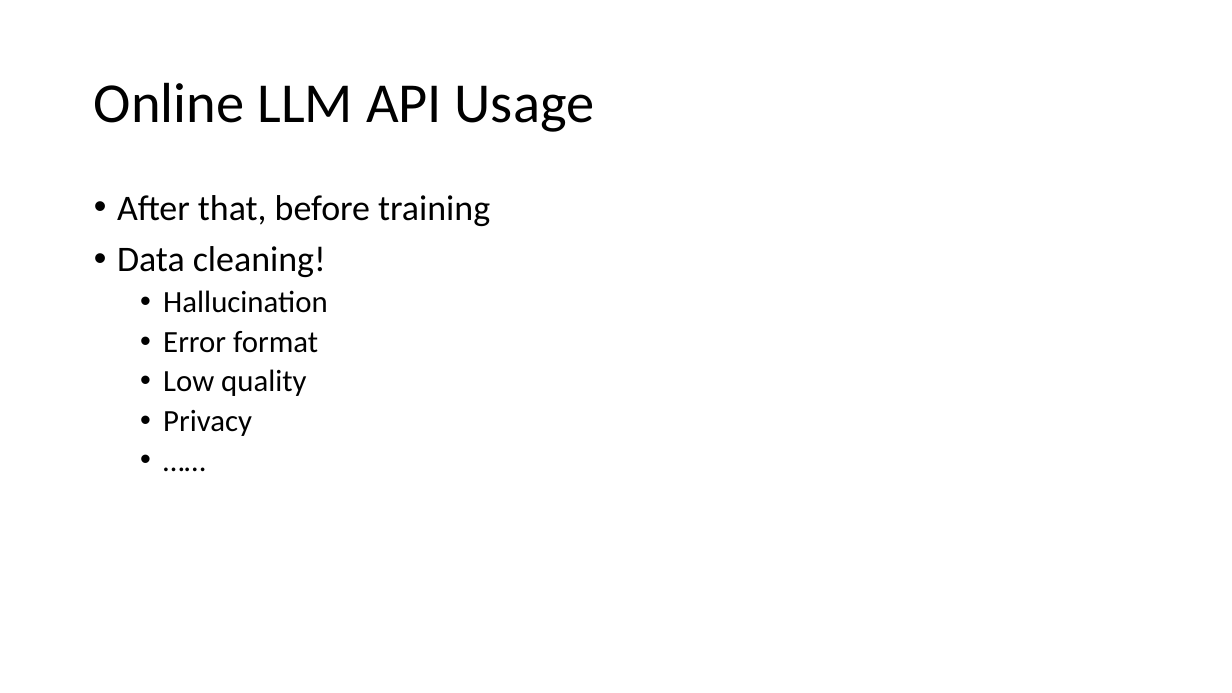
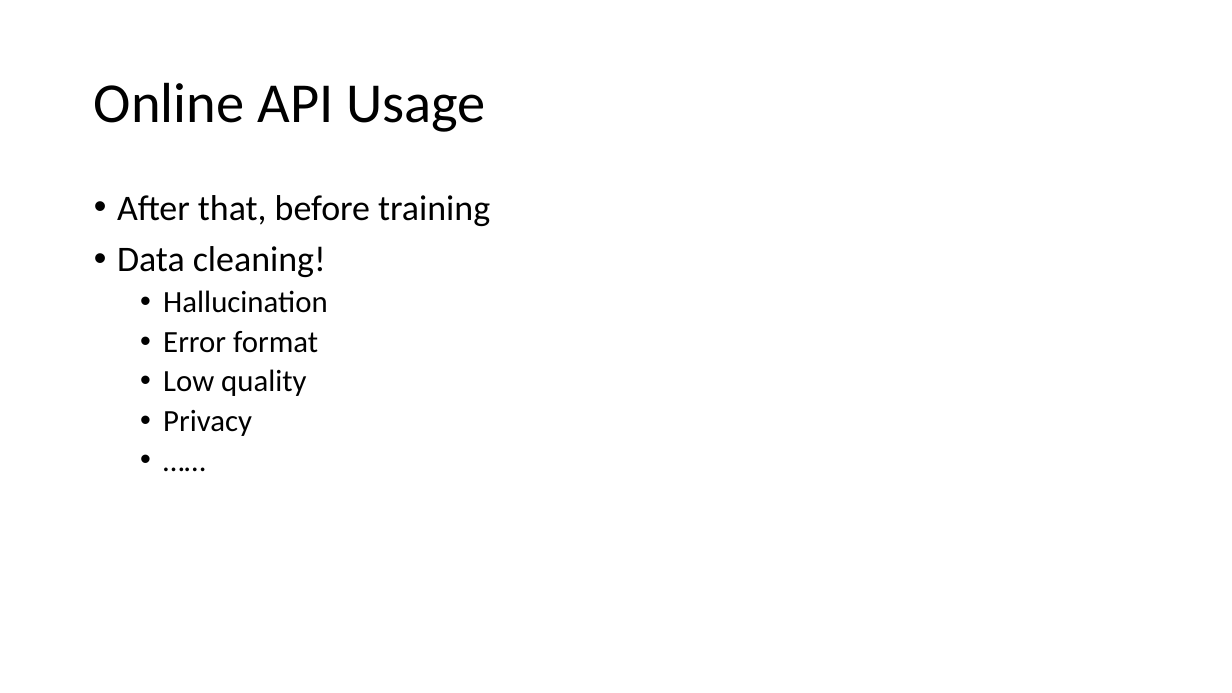
Before and after one commit to Chord-Chen-30/ShanghaiTech-NLP-Lecture-S26, a slide deck: slide 10 of llm_engineering.pptx (slide 8 before the commit). Drawn at 1232x693 pixels with LibreOffice and Linux fonts; fonts in the diff are those of the drawing. Boxes give left, top, right and bottom in pixels: in the first picture for what was removed or moved away, otherwise in the second. Text is boxed around its words. In the diff, an @@ line names an element or a change of style, - is before the commit and + after.

```diff
--- a/llm_engineering.pptx
+++ b/llm_engineering.pptx
@@ title at <box>94,82,486,132</box>: text changed @@
-Online LLM API Usage
+Online API Usage
```
Also in this commit, not shown: 17 other slides changed, 1 slide added.
